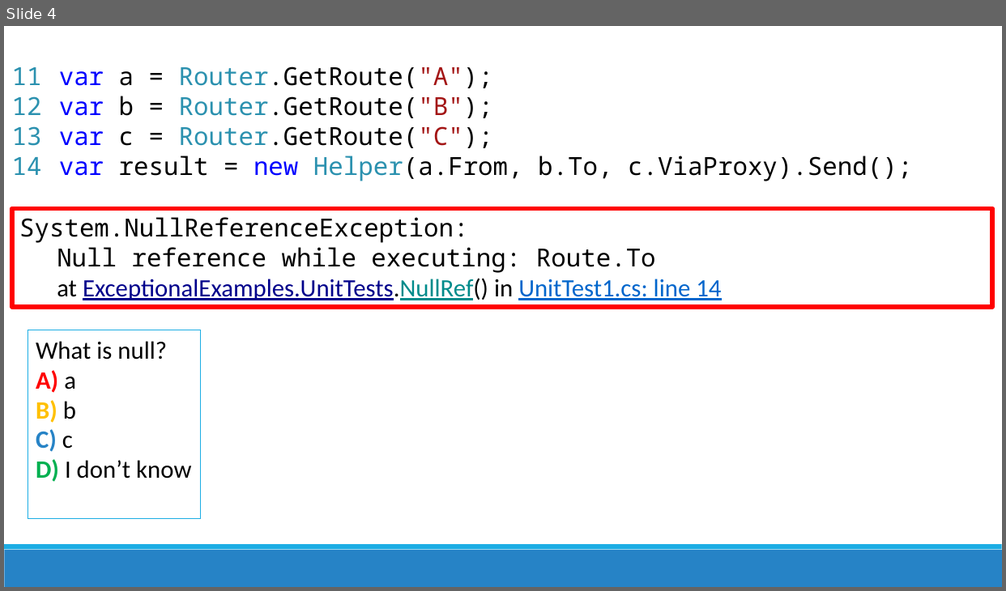
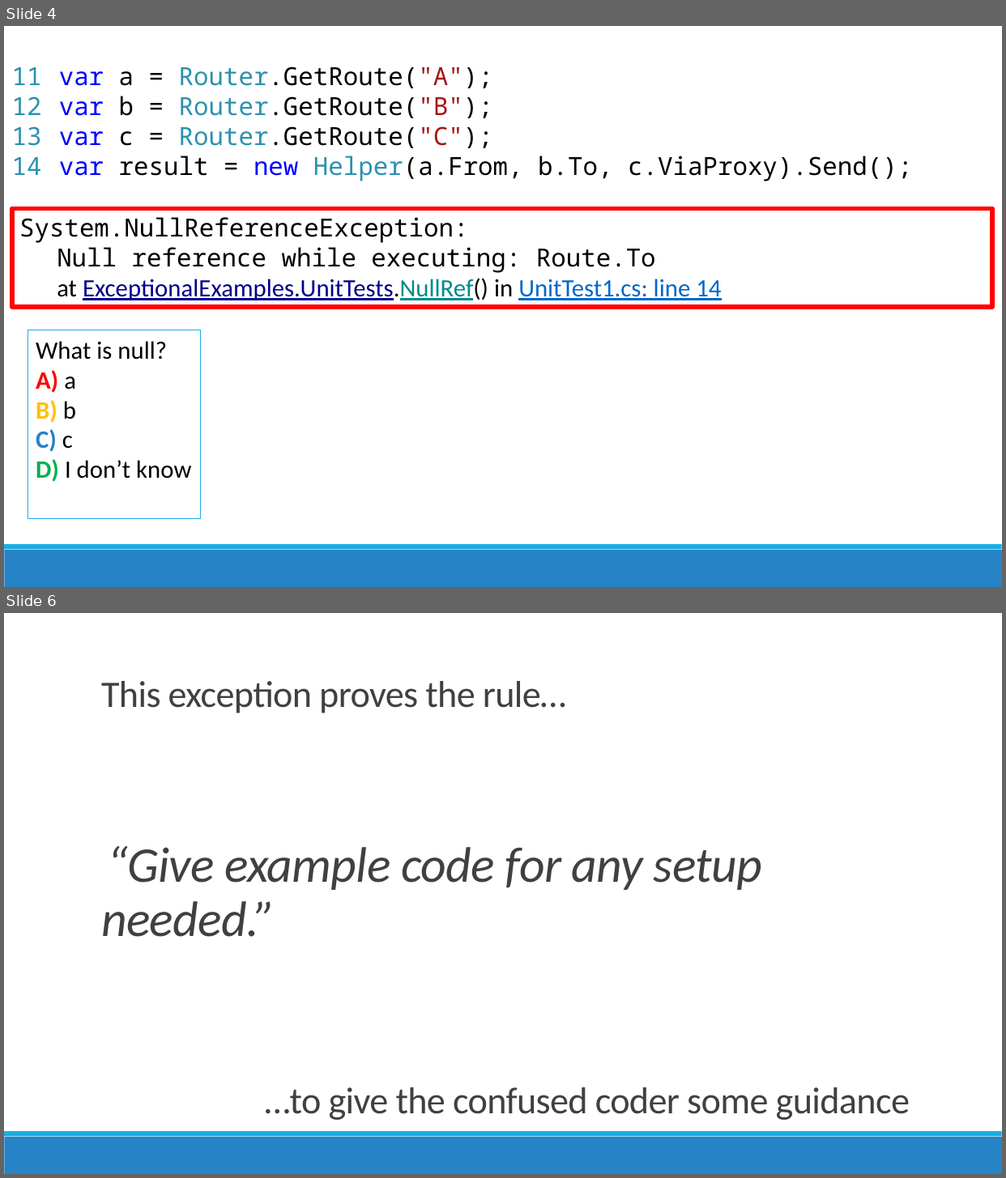
Before and after one commit to jamesrcounts/ExceptionalTalk, a slide deck: Talk.pptx. Shown one above the other, each under a label of ours: slide 4 before the commit, slides 4 and 6 after it; the slides between them are not shown. The pictures are 1006x591 and 1006x1178 pixels, drawn with LibreOffice and Linux fonts; fonts in the diff are those of the drawing. Boxes give left, top, right and bottom in pixels: in the first picture for what was removed or moved away, otherwise in the second. Text is boxed around its words. In the diff, an @@ line names an element or a change of style, - is before the commit and + after.

```diff
--- a/Talk.pptx
+++ b/Talk.pptx
@@ slide 6 added at bbox=[4, 613, 1002, 1174], background #FFFFFF; not listed: 2 template elements that a slide beside it also shows @@
@@ title added at bbox=[101, 681, 566, 713], 36 pt, text #404040 @@
+This exception proves the rule…
@@ text added at bbox=[101, 846, 762, 937], 48 pt, text #404040, italic @@
+  “Give example code for any setup needed.”
@@ text added at bbox=[265, 1088, 910, 1120], 36 pt, text #404040 @@
+…to give the confused coder some guidance
```
Also in this commit, not shown: 1 slide changed.
